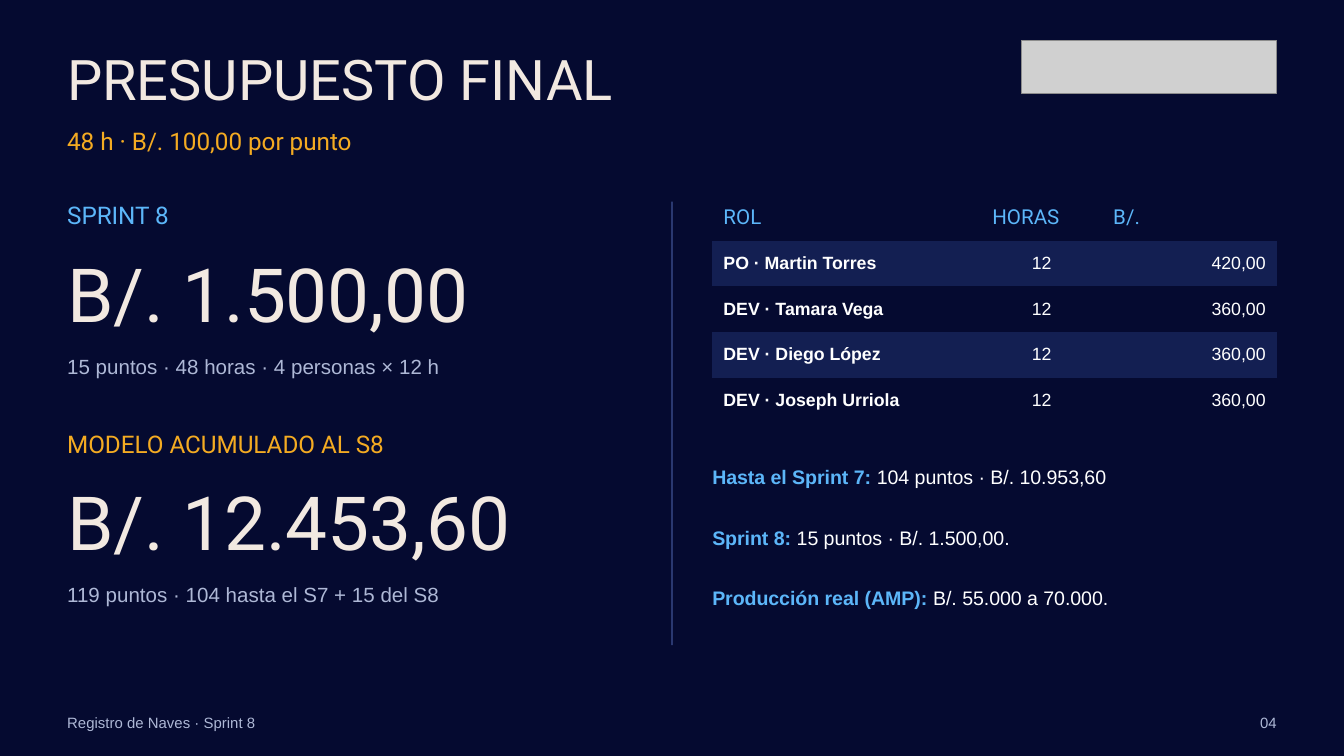
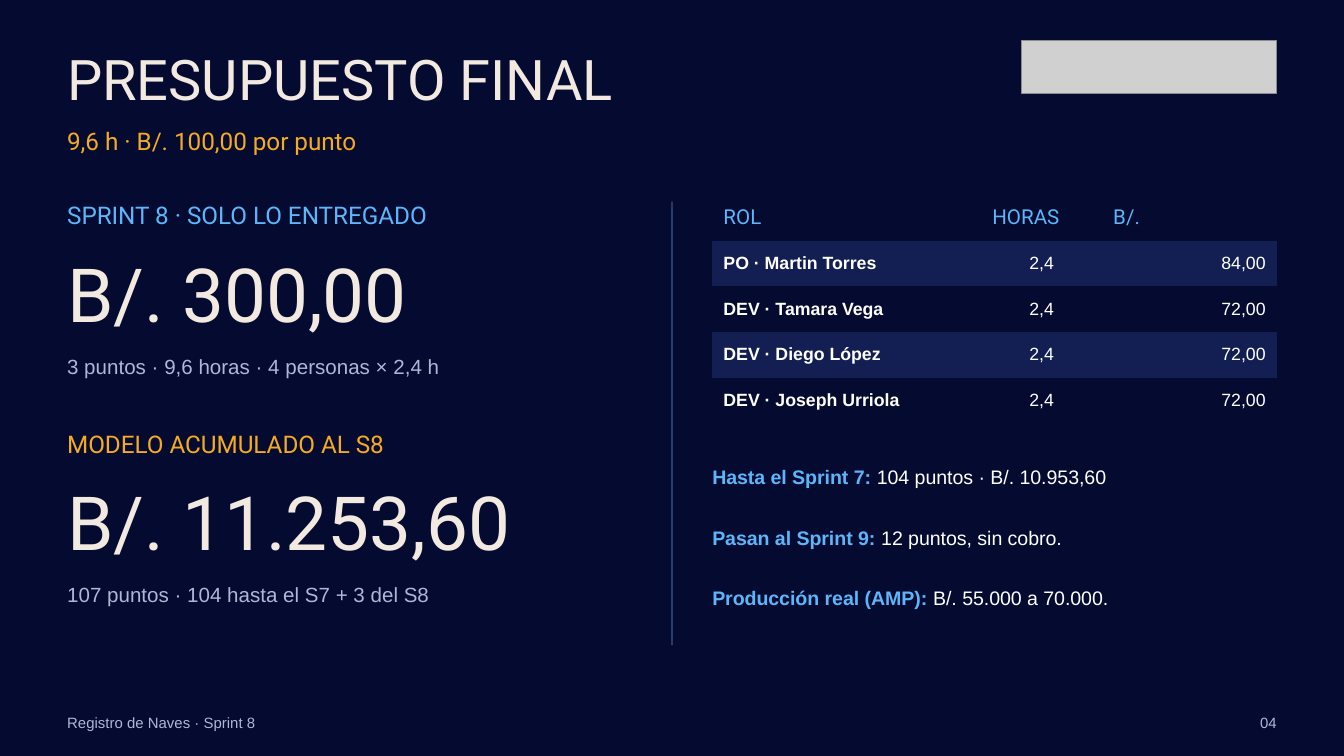
Before and after one commit to torres-martin/registro-maritimo-digital, a slide deck: slide 4 of docs/Sprint8-RegistroNaves.pptx. Drawn at 1344x756 pixels with LibreOffice and Linux fonts; fonts in the diff are those of the drawing; grey boxes stand for pictures. Boxes give left, top, right and bottom in pixels: in the first picture for what was removed or moved away, otherwise in the second. Text is boxed around its words. In the diff, an @@ line names an element or a change of style, - is before the commit and + after.

```diff
--- a/docs/Sprint8-RegistroNaves.pptx
+++ b/docs/Sprint8-RegistroNaves.pptx
@@ text at (x1=67, y1=131, x2=356, y2=155): text changed @@
-48 h · B/. 100,00 por punto
+9,6 h · B/. 100,00 por punto
@@ text at (x1=67, y1=206, x2=427, y2=225): text changed @@
-SPRINT 8
+SPRINT 8 · SOLO LO ENTREGADO
@@ table at (x1=712, y1=195, x2=1277, y2=423) @@
-row 2, column 2: 12
+row 2, column 2: 2,4
-row 2, column 3: 420,00
+row 2, column 3: 84,00
-row 3, column 2: 12
+row 3, column 2: 2,4
-row 3, column 3: 360,00
+row 3, column 3: 72,00
-row 4, column 2: 12
+row 4, column 2: 2,4
-row 4, column 3: 360,00
+row 4, column 3: 72,00
-row 5, column 2: 12
+row 5, column 2: 2,4
-row 5, column 3: 360,00
+row 5, column 3: 72,00
@@ text at (x1=67, y1=268, x2=406, y2=333): text changed @@
-B/. 1.500,00
+B/. 300,00
@@ text at (x1=67, y1=359, x2=439, y2=379): text changed @@
-15 puntos · 48 horas · 4 personas × 12 h
+3 puntos · 9,6 horas · 4 personas × 2,4 h
@@ text at (x1=67, y1=496, x2=510, y2=561): text changed @@
-B/. 12.453,60
+B/. 11.253,60
@@ text at (x1=712, y1=530, x2=1062, y2=549): text changed @@
-Sprint 8: 15 puntos · B/. 1.500,00.
+Pasan al Sprint 9: 12 puntos, sin cobro.
@@ text at (x1=67, y1=587, x2=429, y2=607): text changed @@
-119 puntos · 104 hasta el S7 + 15 del S8
+107 puntos · 104 hasta el S7 + 3 del S8
```
Also in this commit, not shown: 5 other slides changed, 1 other file.
